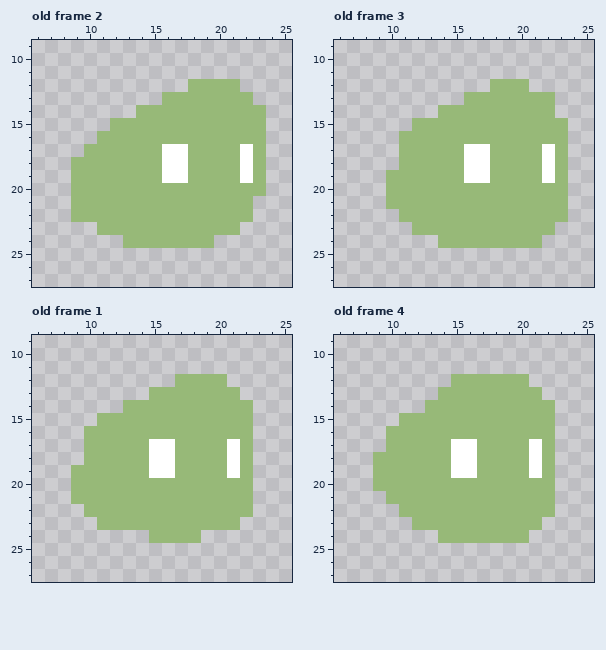
Pixel-art file -- Dungeon/Content/Textures/Slime.aseprite. The picture above is the old version.
32x32 pixels, 4 frames. Shown: old frame 2: x 6..25, y 9..27; old frame 3: x 6..25, y 9..27; old frame 1: x 6..25, y 9..27; old frame 4: x 6..25, y 9..27. The commit also changed other frames, which this record leaves out.
After:
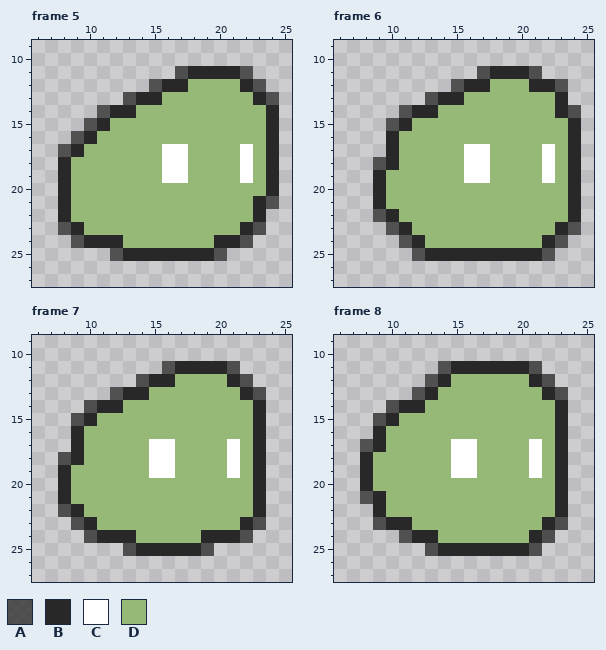
Palette (. is transparent): A #282828bf  B #282828  C #ffffff  D #97b978
A new or re-ordered frame is compared with the old frame closest to it.
Changes in this commit:
frames 4 -> 10
--- frame 5 is new; against old frame 2
@@ x 6..25 @@
 10 ....................
-11 ....................
-12 ............DDDD....
-13 ..........DDDDDDD...
-14 ........DDDDDDDDDD..
-15 ......DDDDDDDDDDDD..
-16 .....DDDDDDDDDDDDD..
-17 ....DDDDDDCCDDDDCD..
-18 ...DDDDDDDCCDDDDCD..
-19 ...DDDDDDDCCDDDDCD..
-20 ...DDDDDDDDDDDDDDD..
-21 ...DDDDDDDDDDDDDD...
-22 ...DDDDDDDDDDDDDD...
-23 .....DDDDDDDDDDD....
-24 .......DDDDDDD......
-25 ....................
+11 ...........ABBBBA...
+12 .........ABBDDDDBA..
+13 .......ABBDDDDDDDBA.
+14 .....ABBDDDDDDDDDDB.
+15 ....ABDDDDDDDDDDDDB.
+16 ...ABDDDDDDDDDDDDDB.
+17 ..ABDDDDDDCCDDDDCDB.
+18 ..BDDDDDDDCCDDDDCDB.
+19 ..BDDDDDDDCCDDDDCDB.
+20 ..BDDDDDDDDDDDDDDDB.
+21 ..BDDDDDDDDDDDDDDBA.
+22 ..BDDDDDDDDDDDDDDB..
+23 ..ABDDDDDDDDDDDDBA..
+24 ...ABBBDDDDDDDBBA...
+25 ......ABBBBBBBA.....
 26 ....................
--- frame 6 is new; against old frame 3
@@ x 6..25 @@
 10 ....................
-11 ....................
-12 ............DDD.....
-13 ..........DDDDDDD...
-14 ........DDDDDDDDD...
-15 ......DDDDDDDDDDDD..
-16 .....DDDDDDDDDDDDD..
-17 .....DDDDDCCDDDDCD..
-18 .....DDDDDCCDDDDCD..
-19 ....DDDDDDCCDDDDCD..
-20 ....DDDDDDDDDDDDDD..
-21 ....DDDDDDDDDDDDDD..
-22 .....DDDDDDDDDDDDD..
-23 ......DDDDDDDDDDD...
-24 ........DDDDDDDD....
-25 ....................
+11 ...........ABBBA....
+12 .........ABBDDDBBA..
+13 .......ABBDDDDDDDB..
+14 .....ABBDDDDDDDDDBA.
+15 ....ABDDDDDDDDDDDDB.
+16 ....BDDDDDDDDDDDDDB.
+17 ....BDDDDDCCDDDDCDB.
+18 ...ABDDDDDCCDDDDCDB.
+19 ...BDDDDDDCCDDDDCDB.
+20 ...BDDDDDDDDDDDDDDB.
+21 ...BDDDDDDDDDDDDDDB.
+22 ...ABDDDDDDDDDDDDDB.
+23 ....ABDDDDDDDDDDDBA.
+24 .....ABDDDDDDDDDBA..
+25 ......ABBBBBBBBBA...
 26 ....................
--- frame 7 is new; against old frame 1
@@ x 6..25 @@
 10 ....................
-11 ....................
-12 ...........DDDD.....
-13 .........DDDDDDD....
-14 .......DDDDDDDDDD...
-15 .....DDDDDDDDDDDD...
-16 ....DDDDDDDDDDDDD...
-17 ....DDDDDCCDDDDCD...
-18 ....DDDDDCCDDDDCD...
-19 ...DDDDDDCCDDDDCD...
-20 ...DDDDDDDDDDDDDD...
-21 ...DDDDDDDDDDDDDD...
-22 ....DDDDDDDDDDDDD...
-23 .....DDDDDDDDDDD....
-24 .........DDDD.......
-25 ....................
+11 ..........ABBBBA....
+12 ........ABBDDDDBA...
+13 ......ABBDDDDDDDBA..
+14 ....ABBDDDDDDDDDDB..
+15 ...ABDDDDDDDDDDDDB..
+16 ...BDDDDDDDDDDDDDB..
+17 ...BDDDDDCCDDDDCDB..
+18 ..ABDDDDDCCDDDDCDB..
+19 ..BDDDDDDCCDDDDCDB..
+20 ..BDDDDDDDDDDDDDDB..
+21 ..BDDDDDDDDDDDDDDB..
+22 ..ABDDDDDDDDDDDDDB..
+23 ...ABDDDDDDDDDDDBA..
+24 ....ABBBDDDDDBBBA...
+25 .......ABBBBBA......
 26 ....................
--- frame 8 is new; against old frame 4
@@ x 6..25 @@
 10 ....................
-11 ....................
-12 .........DDDDDD.....
-13 ........DDDDDDDD....
-14 .......DDDDDDDDDD...
-15 .....DDDDDDDDDDDD...
-16 ....DDDDDDDDDDDDD...
-17 ....DDDDDCCDDDDCD...
-18 ...DDDDDDCCDDDDCD...
-19 ...DDDDDDCCDDDDCD...
-20 ...DDDDDDDDDDDDDD...
-21 ....DDDDDDDDDDDDD...
-22 .....DDDDDDDDDDDD...
-23 ......DDDDDDDDDD....
-24 ........DDDDDDD.....
-25 ....................
+11 ........ABBBBBBA....
+12 .......ABDDDDDDBA...
+13 ......ABDDDDDDDDBA..
+14 ....ABBDDDDDDDDDDB..
+15 ...ABDDDDDDDDDDDDB..
+16 ...BDDDDDDDDDDDDDB..
+17 ..ABDDDDDCCDDDDCDB..
+18 ..BDDDDDDCCDDDDCDB..
+19 ..BDDDDDDCCDDDDCDB..
+20 ..BDDDDDDDDDDDDDDB..
+21 ..ABDDDDDDDDDDDDDB..
+22 ...BDDDDDDDDDDDDDB..
+23 ...ABBDDDDDDDDDDBA..
+24 .....ABBDDDDDDDBA...
+25 .......ABBBBBBBA....
 26 ....................
Changed places in both pictures, as pixel boxes (x1, y1, x2, y2):
added: (58, 66, 279, 261)
added: (373, 66, 581, 261)
added: (58, 361, 266, 556)
added: (360, 361, 568, 556)
